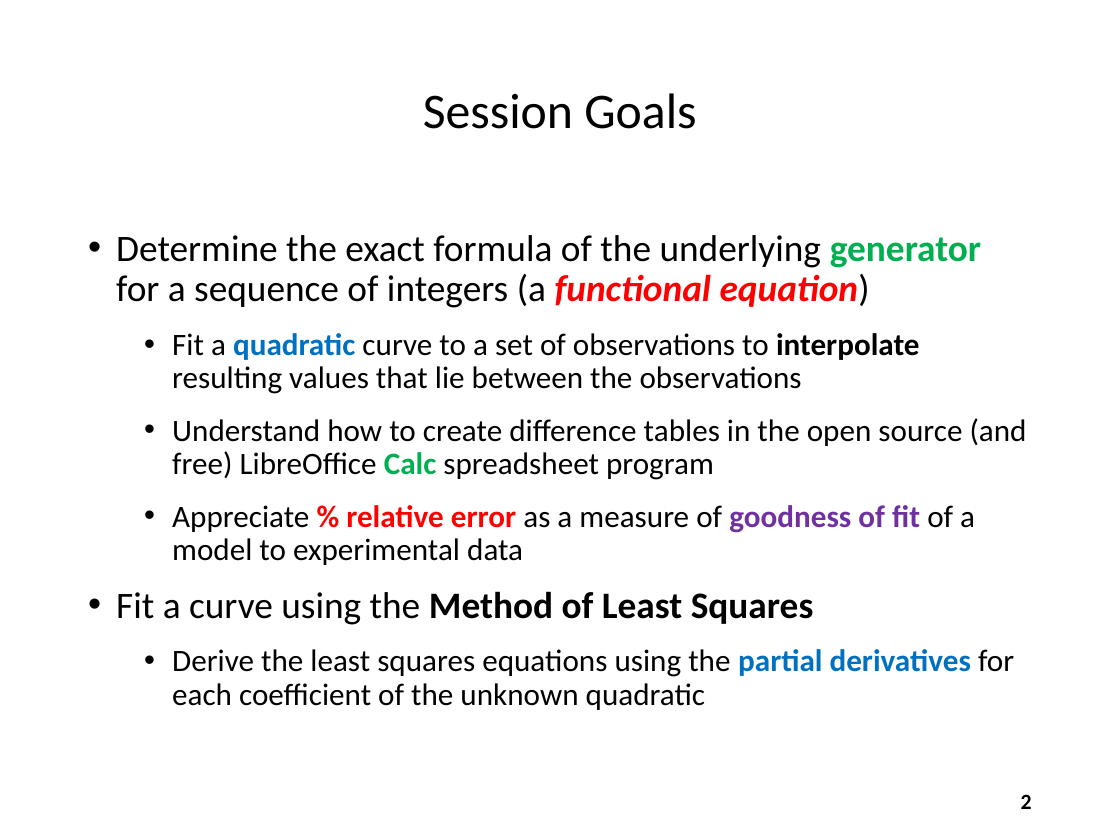
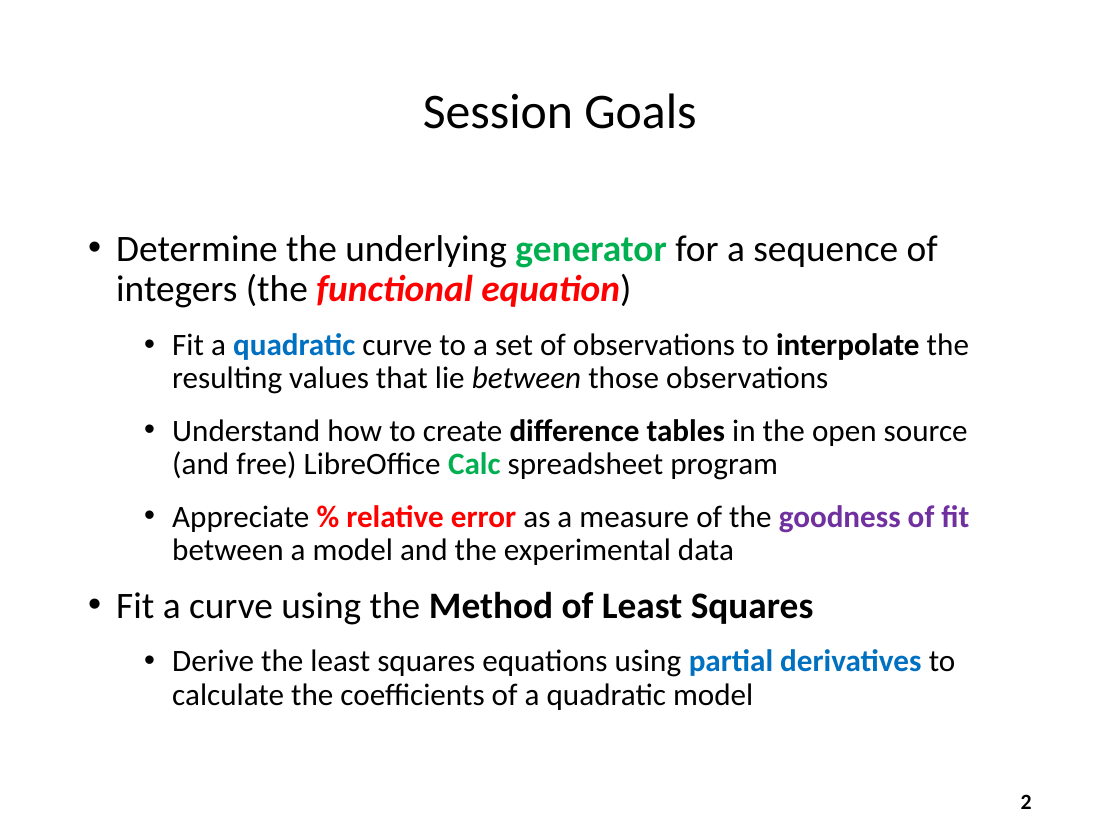
Before and after one commit to dbiersach/scicomp301-cpp-linux, a slide deck: slide 2 of session23/Session 23 - Difference Tables, Least Squares.pptx. Drawn at 1120x840 pixels with LibreOffice and Linux fonts; fonts in the diff are those of the drawing. Boxes give left, top, right and bottom in pixels: in the first picture for what was removed or moved away, otherwise in the second. Text is boxed around its words. In the diff, an @@ line names an element or a change of style, - is before the commit and + after.

Commit message:
Update Session 23

```diff
--- a/session23/Session 23 - Difference Tables, Least Squares.pptx
+++ b/session23/Session 23 - Difference Tables, Least Squares.pptx
@@ text at [116, 235, 969, 394]: text changed @@
-• Determine the exact formula of the underlying generator for a sequence of integers (a functional equation)
-  • Fit a quadratic curve to a set of observations to interpolate resulting values that lie between the observations
+• Determine the underlying generator for a sequence of integers (the functional equation)
+  • Fit a quadratic curve to a set of observations to interpolate the resulting values that lie between those observations
@@ text at [172, 419, 968, 480]: bold on in "difference tables" @@
@@ text at [172, 505, 969, 565]: text changed @@
-  • Appreciate % relative error as a measure of goodness of fit of a model to experimental data
+  • Appreciate % relative error as a measure of the goodness of fit between a model and the experimental data
@@ text at [172, 649, 956, 710]: text changed @@
-  • Derive the least squares equations using the partial derivatives for each coefficient of the unknown quadratic
+  • Derive the least squares equations using partial derivatives to calculate the coefficients of a quadratic model
```
Also in this commit, not shown: 38 other slides changed, 12 slides added, 1 slide removed, 1 other file.
